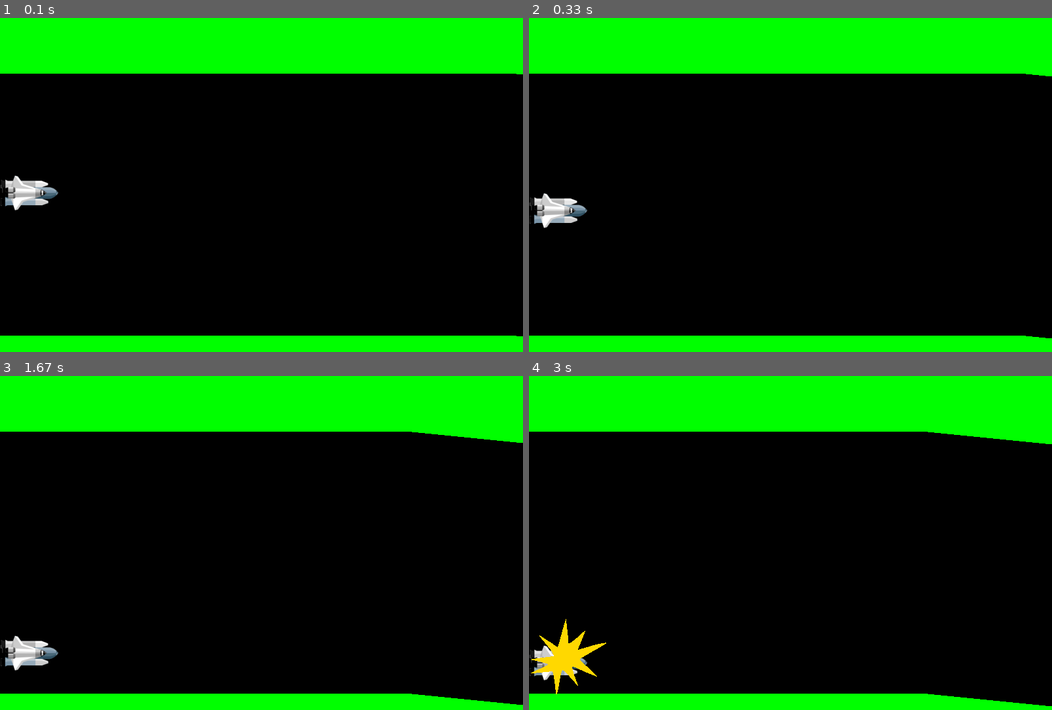
Above: before the commit, frames 1-4 (two rows, left to right).
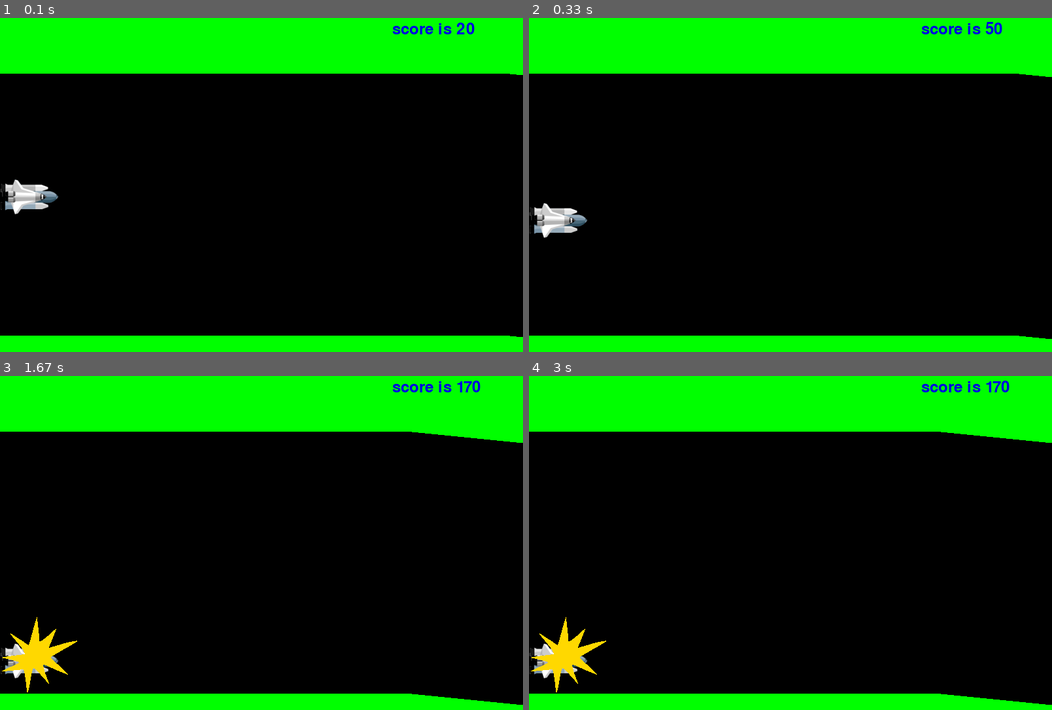
Above: after the commit, the same moments.

Repository: pipipik/py_game_01
Game: pygame game, started from game/cave.py
Same seed, same stepped clock (60 frames per second), same inputs: the game is played once before the commit and once after it.
Inputs:
- Up to frame 1 (0.1 s): no input
- Up to frame 2 (0.33 s): no input
- Up to frame 3 (1.67 s): tap Space at 0.33, 0.73, 1.23, 1.57 s
- Up to frame 4 (3 s): no input

The runs differ from the first frame. In frame 1, 1.0% of the frame differs, in the area x 0-100%, y 1-96%; in frame 2, 1.2%; in frame 3, 1.5%, in the area x 0-92%, y 1-95%; in frame 4, 0.9%.

Commit message:
score_disp

Diff:
--- a/game/cave.py
+++ b/game/cave.py
@@ -16,6 +16,8 @@
   slope = randint(1, 6) # 傾きを指定(randint: 0～6の範囲の整数値をランダムに取得)
   ship_y = 250 # 自機のY座標
   velocity = 0 # 自機が上下に移動する際の速度
+  score = 0 # スコア
+  sysfont = pygame.font.SysFont(None, 36) # フォントオブジェクト作成
   ship_image = pygame.image.load("ship.png") # 自機_image
   bang_image = pygame.image.load("bang.png") # gameover_image
   for xpos in range(walls): # x座標を10ずつずらしながら80個の矩形を作成
@@ -35,6 +37,7 @@
 
     # game中の処理
     if not game_over:
+      score += 10 # スコア+10
       # 自機の移動
       # SPACEキー押下状態に応じて速度を-3(上昇)、+3(落下)変化させる
       velocity += -3 if is_space_down else 3
@@ -61,12 +64,16 @@
     for hole in holes: # 画面オブジェクトに黒色の矩形リストholesを描画
       pygame.draw.rect(SURFACE, (0, 0, 0), hole)
     SURFACE.blit(ship_image, (0, ship_y)) # 自機を描画
+    # render(text: 描画するテキスト, antialias: アンチエイリアス(輪郭をスムーズに), color: 色)
+    score_image = sysfont.render("score is {}".format(score), True, (0, 0, 225))
+    SURFACE.blit(score_image, (600, 20))
 
+    # gameover時のimageを描画
     if game_over:
       SURFACE.blit(bang_image, (0, ship_y-40))
 
     pygame.display.update() # プログラム中に描画した内容を画面に反映
-    FPSCLOCK.tick(10) # 1秒間に10回ループが実行
+    FPSCLOCK.tick(15) # 1秒間に10回ループが実行
 
 # 自ファイルから開始された時にmain関数が実行
 if __name__ == '__main__':
